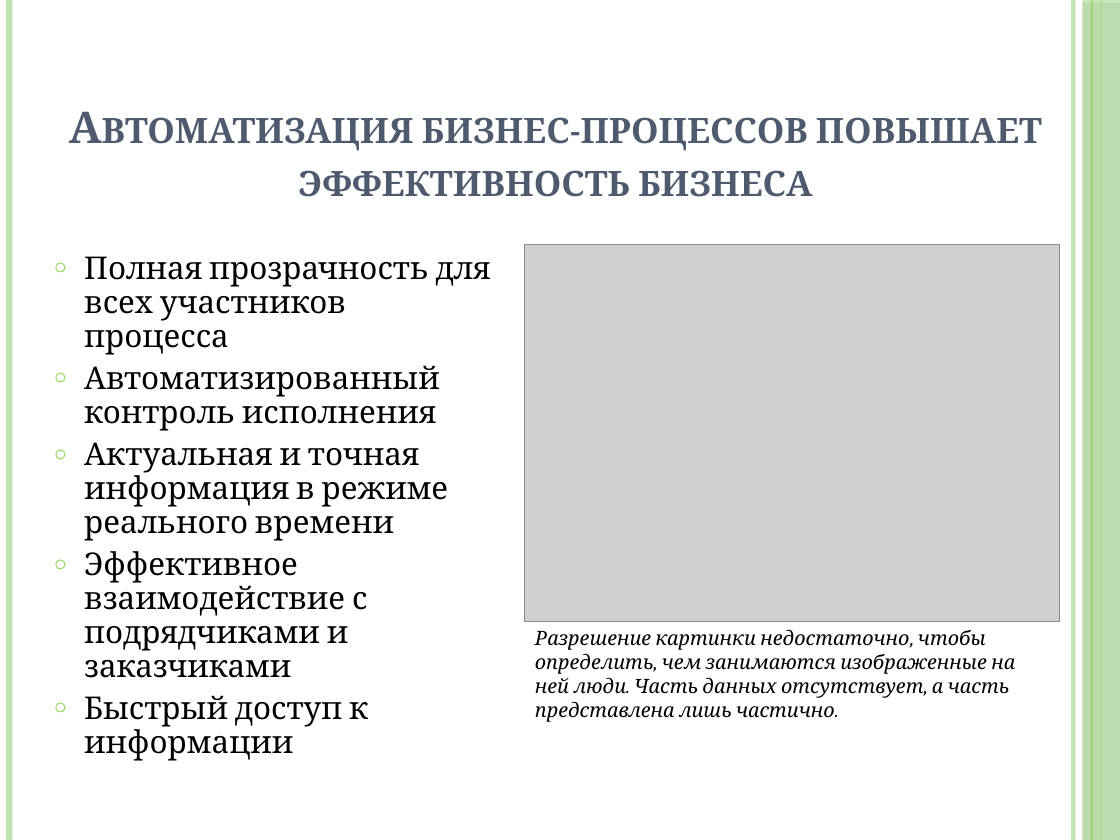
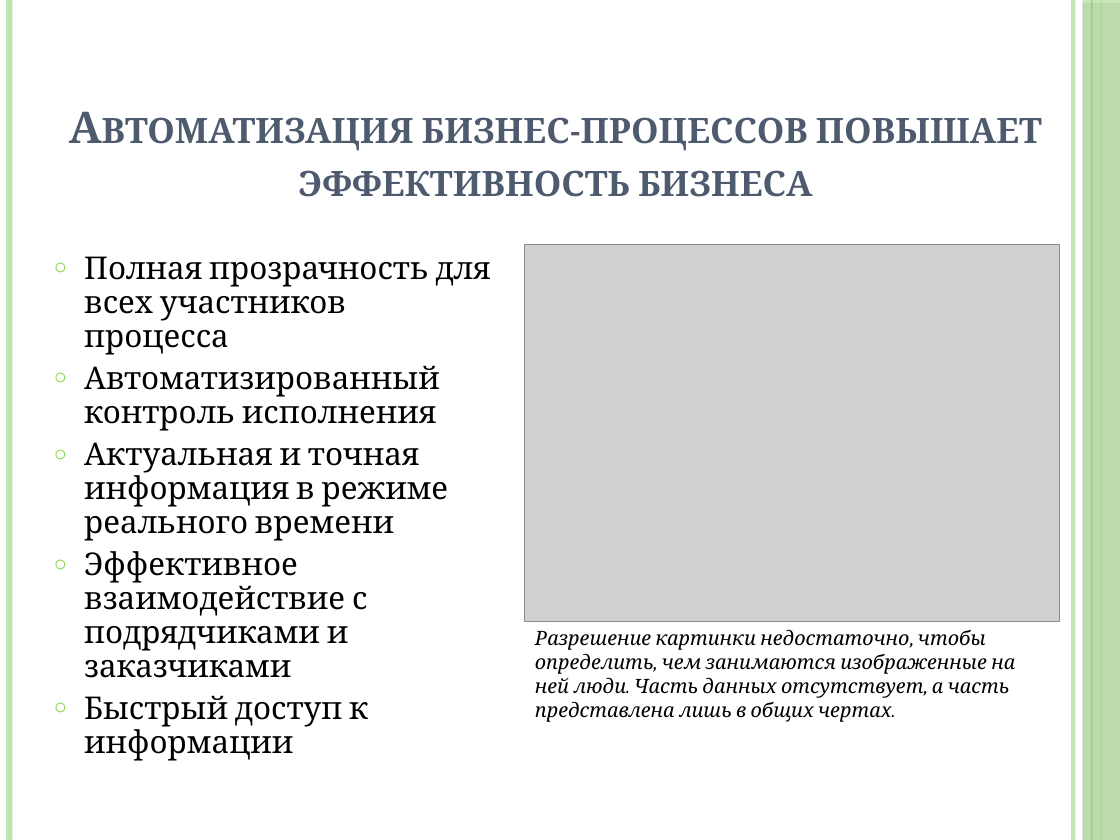
Before and after one commit to anarch-ist/view_transport, a slide deck: slide 2 of TMS/trunk/documents/презентация для ЭКЗ.odp. Drawn at 1120x840 pixels with LibreOffice and Linux fonts; fonts in the diff are those of the drawing; grey boxes stand for pictures. Boxes give left, top, right and bottom in pixels: in the first picture for what was removed or moved away, otherwise in the second. Text is boxed around its words. In the diff, an @@ line names an element or a change of style, - is before the commit and + after.

```diff
--- a/TMS/trunk/documents/презентация для ЭКЗ.odp
+++ b/TMS/trunk/documents/презентация для ЭКЗ.odp
@@ text at bbox=[535, 629, 1015, 722]: text changed @@
-Разрешение картинки недостаточно, чтобы определить, чем занимаются изображенные на ней люди. Часть данных отсутствует, а часть представлена лишь частично.
+Разрешение картинки недостаточно, чтобы определить, чем занимаются изображенные на ней люди. Часть данных отсутствует, а часть представлена лишь в общих чертах.
```
Also in this commit, not shown: 2 other slides changed.
